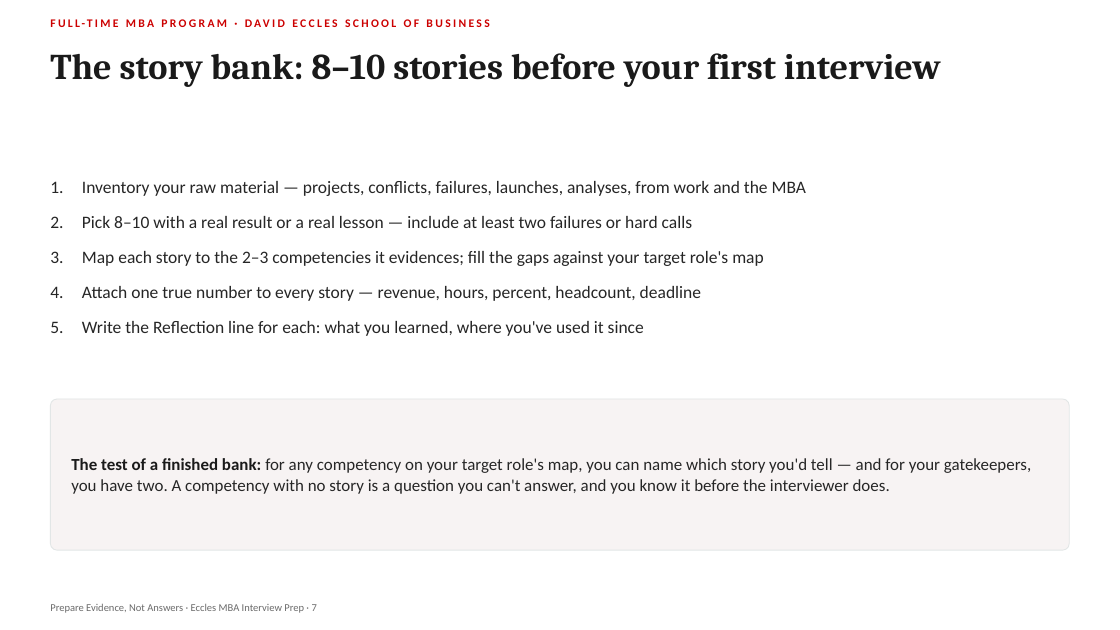
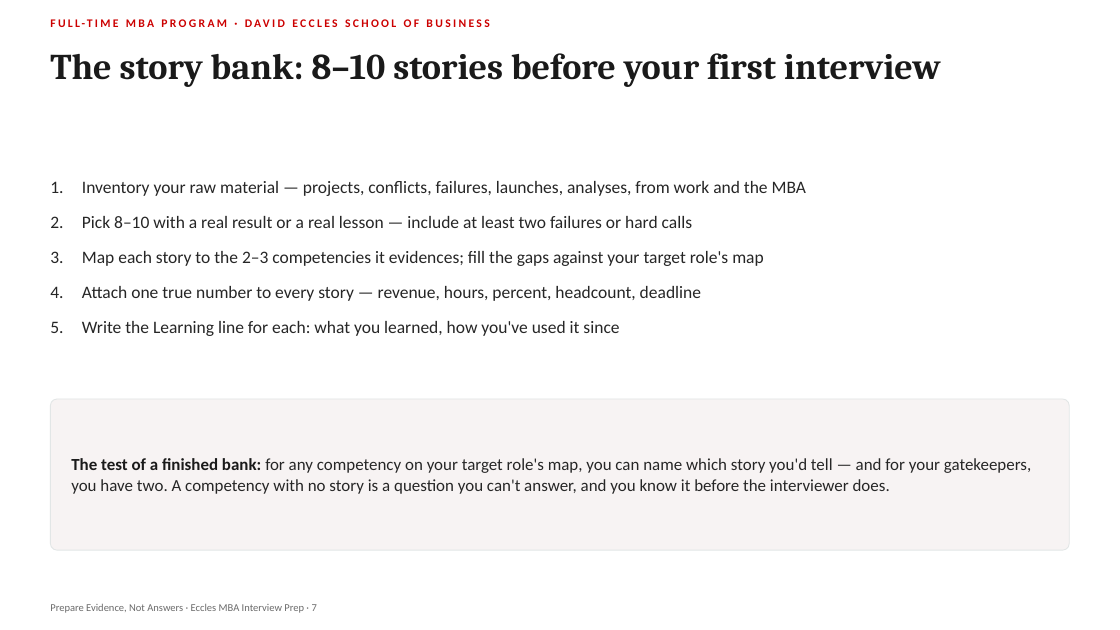
Before and after one commit to coryjburk/competency-interview, a slide deck: slide 7 of Eccles_MBA_Interview_Prep_Student_Overview.pptx. Drawn at 1120x630 pixels with LibreOffice and Linux fonts; fonts in the diff are those of the drawing. Boxes give left, top, right and bottom in pixels: in the first picture for what was removed or moved away, otherwise in the second. Text is boxed around its words. In the diff, an @@ line names an element or a change of style, - is before the commit and + after.

```diff
--- a/Eccles_MBA_Interview_Prep_Student_Overview.pptx
+++ b/Eccles_MBA_Interview_Prep_Student_Overview.pptx
@@ text at [82,321,619,336]: text changed @@
-5. Write the Reflection line for each: what you learned, where you've used it since
+5. Write the Learning line for each: what you learned, how you've used it since
```
Also in this commit, not shown: 2 other slides changed, 4 other files.
